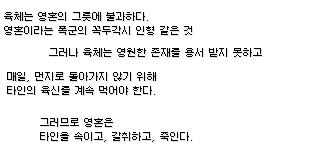
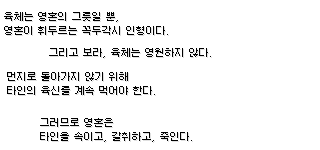
Two versions of the same layered image (320 × 150). Layer-by-layer changes:
renamed "매일, 먼지로 돌아가지 않기 위해 타인의 육신를 계속 먹어" to "먼지로 돌아가지 않기 위해 타인의 육신를 계속 먹어야 한다", painted on it over [7, 72, 156, 83]
renamed "매일, 먼지로 돌아가지 않기 위해 타인의 육신를 계속 먹어" to "먼지로 돌아가지 않기 위해 타인의 육신를 계속 먹어야 한다", painted on it over [8, 73, 157, 83]
renamed "그러나 육체는 영원한 존재를 용서 받지 못하고" to "그리고 보라, 육체는 영원하지 않다.", painted on it over [64, 48, 262, 58]
renamed "그러나 육체는 영원한 존재를 용서 받지 못하고" to "그리고 보라, 육체는 영원하지 않다.", painted on it over [64, 49, 263, 59]
renamed "육체는 영혼의 그릇에 불과하다. 영혼이라는 폭군의 꼭두각시" to "육체는 영혼의 그릇일 뿐, 영혼이 휘두르는 꼭두각시 인형이", painted on it over [34, 12, 192, 35]
renamed "육체는 영혼의 그릇에 불과하다. 영혼이라는 폭군의 꼭두각시" to "육체는 영혼의 그릇일 부, 영혼이 휘두르는 꼭두각시 인형이", painted on it over [34, 13, 193, 36]
